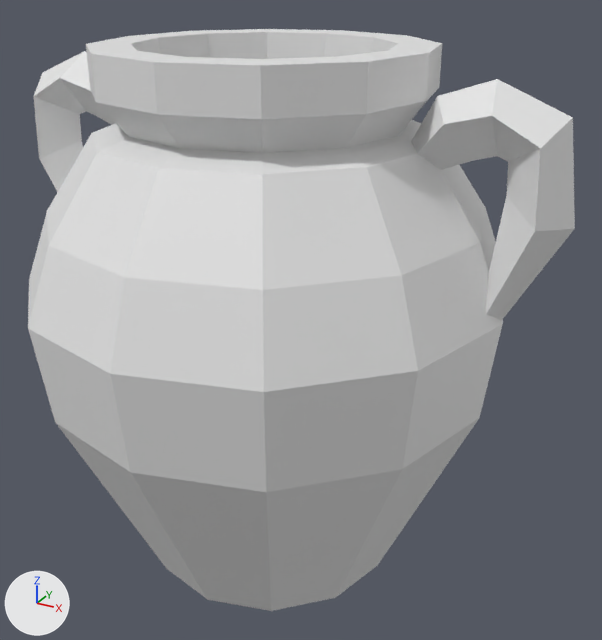
What one commit did to the FBX model Assets/Art/Models/Env Objects/pot.fbx.
Rendered twice from a camera (50 mm lens) standing at (0.764, -1.263, 1.139) and looking at (0.055, 0.027, 0.494). Arrows for +X, +Y and +Z are at lower left; the lights stay in place. The picture after the commit comes second. Where no turn or scale is listed for an object, it has been applied to the vertices.

Objects in the first picture: 'Pot'.
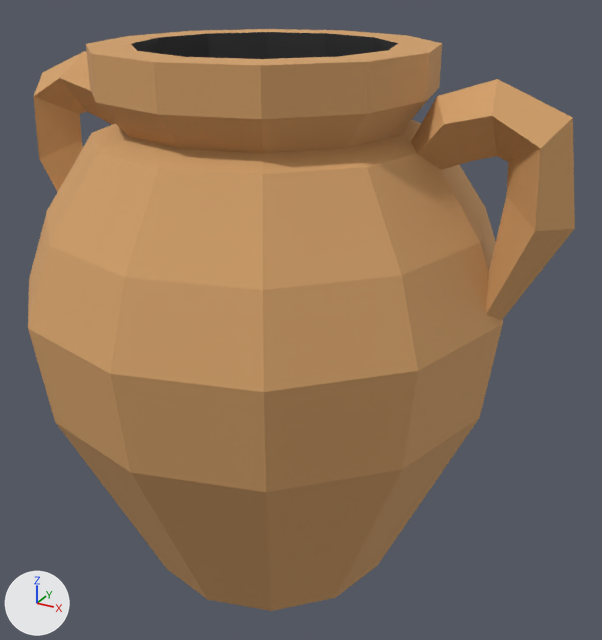
The newer file is also rescaled (x2.0) as a whole; pictures and numbers use the older file's frame.

The change in detail:
Material 'mesa_light' (mat_mesa_light) is new.
Its base color is (0.652, 0.352, 0.138) (orange #d3a068).
Its roughness is 0.832.
Material 'darkness' (mat_darkness) is new.
Its base color is (0.0152, 0.0152, 0.0168) (black #212123).
me_cylinder_001 has 166 vertices, 154 faces and spans x -0.542..0.542, y -0.449..0.449, z 0.0..1.001.
me_cylinder_001 is used by ob_pot; location (0.0, 0.0, 0.0).
me_cylinder_001 part 1: all 14 faces centred in x -0.173..0.173, y -0.173..0.173, z 0.453..0.727 switch from no material to mat_darkness (black #212123).
me_cylinder_001 part 2: 126 of the faces centred in x -0.512..0.512, y -0.408..0.408, z 0.488..1.001 switch from no material to mat_mesa_light (orange #d3a068).
me_cylinder_001 part 3: 14 of the faces centred in x -0.314..0.314, y -0.314..0.314, z 0.0..0.198 switch from no material to mat_mesa_light (orange #d3a068).

What differs and where, as boxes [x1, y1, x2, y2] in the pictures (602 x 640 px):
part 1 of me_cylinder_001, recoloured (white to black)
    both: [131, 32, 398, 59]
part 2 of me_cylinder_001, recoloured (white to orange)
    both: [28, 29, 575, 492]
part 3 of me_cylinder_001, recoloured (white to orange)
    both: [55, 419, 478, 611]
